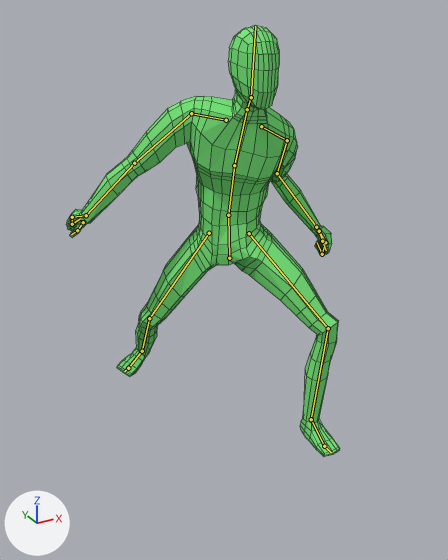
An edit to the Blender file Bandit Game/Assets/Models/CharacterModel.blend, drawn before and after from the same camera.
Rendered twice from a 50 mm camera at (-1.185, -2.244, 1.71) aimed at (-0.104, -0.279, 0.728). Arrows for +X, +Y and +Z are at lower left; the lights stay in place. Both versions are drawn at frame 33 of the action 'RightSwing'; the numbers are the values there. The bones that bend it are drawn over the model as lines. Mesh edges are drawn as thin lines.

The first picture shows 'Character'.
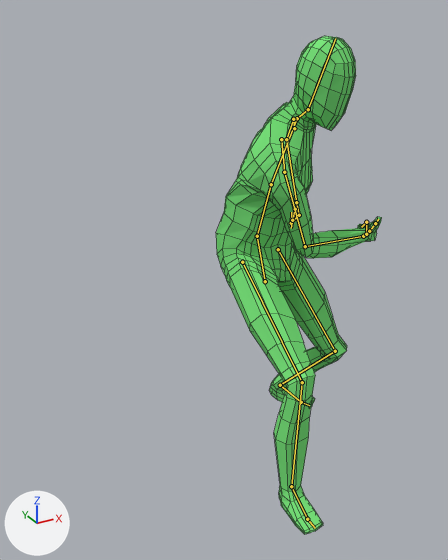
What differs and where, as boxes (x1, y1, x2, y2) in the pictures (448 x 560 px):
'Character', posed (39% narrower, 16% taller): before (67, 25, 340, 456); after (216, 36, 382, 534)
bone 'Hips', root to tip: before (229, 258) to (228, 215); after (265, 281) to (257, 236)
bone 'Spine', root to tip: before (228, 215) to (234, 165); after (257, 236) to (271, 184)
bone 'Chest', root to tip: before (234, 165) to (247, 109); after (271, 184) to (297, 118)
bone 'Neck', root to tip: before (247, 109) to (251, 97); after (297, 118) to (308, 109)
bone 'Shoulder.L', root to tip: before (261, 126) to (287, 140); after (294, 128) to (293, 119)
bone 'UpperArm.L', root to tip: before (287, 140) to (277, 173); after (293, 119) to (286, 139)
bone 'LowerArm.L', root to tip: before (277, 173) to (316, 227); after (286, 139) to (296, 202)
bone 'Shoulder.R', root to tip: before (226, 120) to (191, 113); after (281, 139) to (284, 172)
bone 'UpperArm.R', root to tip: before (191, 113) to (134, 163); after (284, 172) to (305, 246)
bone 'LowerArm.R', root to tip: before (134, 163) to (86, 215); after (305, 246) to (363, 236)
bone 'Hand.R', root to tip: before (86, 215) to (72, 217); after (363, 236) to (366, 234)

The change in detail:
Bone 'Hips' (bone_hips) moves from (0.0, -0.197, 0.138) to (0.0, -0.197, 0.417).
Bone 'Hips' (bone_hips) turns from (-10, -37, 3) to (-11, 4, 5) degrees about its own x, y and z.
Bone 'Spine' (bone_spine) turns from (16, 7, -7) to (27, 10, -4) degrees about its own x, y and z.
Bone 'Chest' (bone_chest) turns from (21, 3, -4) to (13, 35, 4) degrees about its own x, y and z.
Bone 'Neck' (bone_neck) turns from (-30, 19, -16) to (-10, -21, 20) degrees about its own x, y and z.
Bone 'Shoulder.L' (bone_shoulder_l) turns from (-11, -4, -5) to (-9, 7, 15) degrees about its own x, y and z.
Bone 'UpperArm.L' (bone_upperarm_l) turns from (-16, -30, 0) to (18, -13, 12) degrees about its own x, y and z.
Bone 'LowerArm.L' (bone_lowerarm_l) turns from (64, -3, -14) to (12, 50, -33) degrees about its own x, y and z.
Bone 'Shoulder.R' (bone_shoulder_r) moves from (0.0, 0.0, 0.0) to (-0.007, 0.002, -0.023).
Bone 'Shoulder.R' (bone_shoulder_r) turns from (-6, 9, -24) to (25, -10, -6) degrees about its own x, y and z.
Bone 'UpperArm.R' (bone_upperarm_r) turns from (15, -17, 4) to (45, -19, -5) degrees about its own x, y and z.
Bone 'LowerArm.R' (bone_lowerarm_r) turns from (-12, 9, -9) to (45, 18, 8) degrees about its own x, y and z.
Bone 'Hand.R' (bone_hand_r) turns from (-24, -3, -13) to (-14, 55, 21) degrees about its own x, y and z.
Bone 'LegIK.L' (bone_legik_l) moves from (0.071, -0.511, -0.014) to (0.088, -0.242, 0.0).
Bone 'LegIK.L' (bone_legik_l) turns from (0, 0, 0) to (0, 0, 30) degrees about its own x, y and z.
Bone 'LegIK.R' (bone_legik_r) moves from (-0.065, 0.363, 0.0) to (0.045, -0.824, 0.0).
Bone 'LegIK.R' (bone_legik_r) turns from (0, 0, -54) to (0, 0, 2) degrees about its own x, y and z.
Bone 'PoleTarget.R' (bone_poletarget_r) moves from (-0.795, -0.524, -0.002) to (0.007, 0.298, 0.046).
